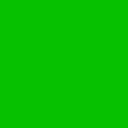
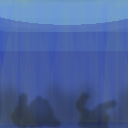
The second 128×128 image is a revision of the first. Changes to its layers:
added layer "Layer 5" (30%) above "Layer 6 copy" over [0, 0, 128, 128]
added layer "Layer 6 copy" (30%) above "Layer 6" over [0, 72, 128, 128]
added layer "Layer 6" (30%) above "Background" over [8, 90, 120, 128]
painted on "Background" over [0, 0, 128, 128]
